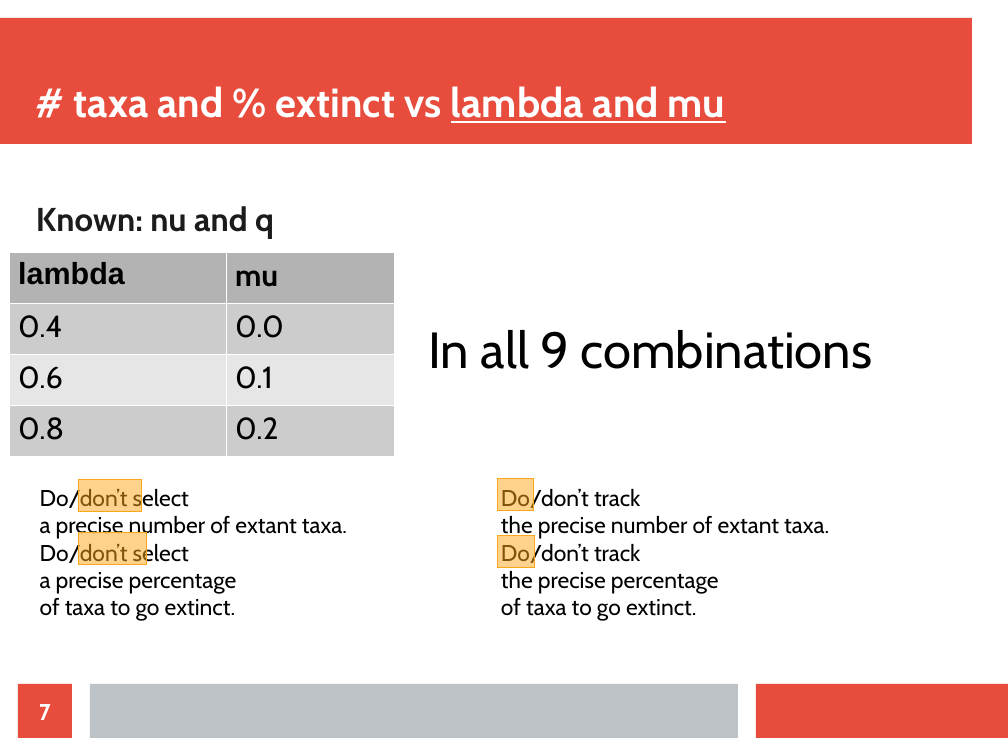
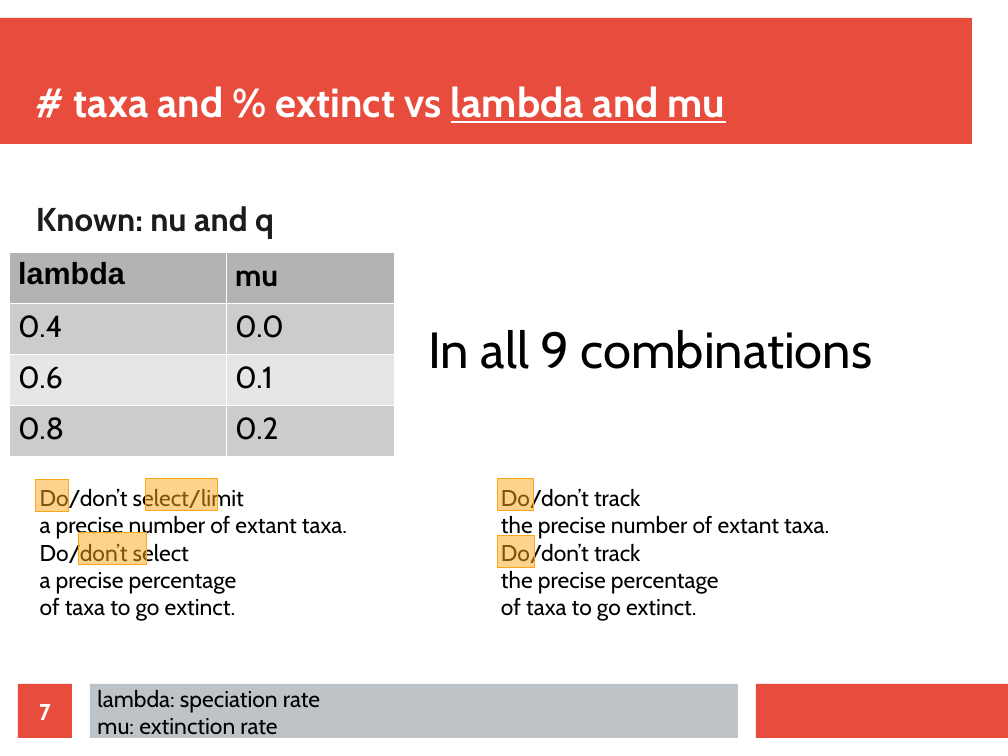
Before and after one commit to richelbilderbeek/razzo, a slide deck: slide 7 of doc/choices.odp. Drawn at 1008x756 pixels with LibreOffice and Linux fonts; fonts in the diff are those of the drawing. Boxes give left, top, right and bottom in pixels: in the first picture for what was removed or moved away, otherwise in the second. Text is boxed around its words. In the diff, an @@ line names an element or a change of style, - is before the commit and + after.

```diff
--- a/doc/choices.odp
+++ b/doc/choices.odp
@@ rectangle added at box(36, 479, 68, 511), fill #FAA61A at 50% opacity, outline #FAA61A 0 pt @@
@@ rectangle: place and size @@
-rectangle at box(79, 479, 142, 511)
+rectangle at box(145, 479, 218, 511)
@@ text at box(40, 486, 244, 512): text changed @@
-Do/don’t select
+Do/don’t select/limit
@@ text added at box(97, 690, 320, 741), 18 pt, text #000000 @@
+lambda: speciation rate
+mu: extinction rate
```
Also in this commit, not shown: 4 other slides changed, 1 other file.
